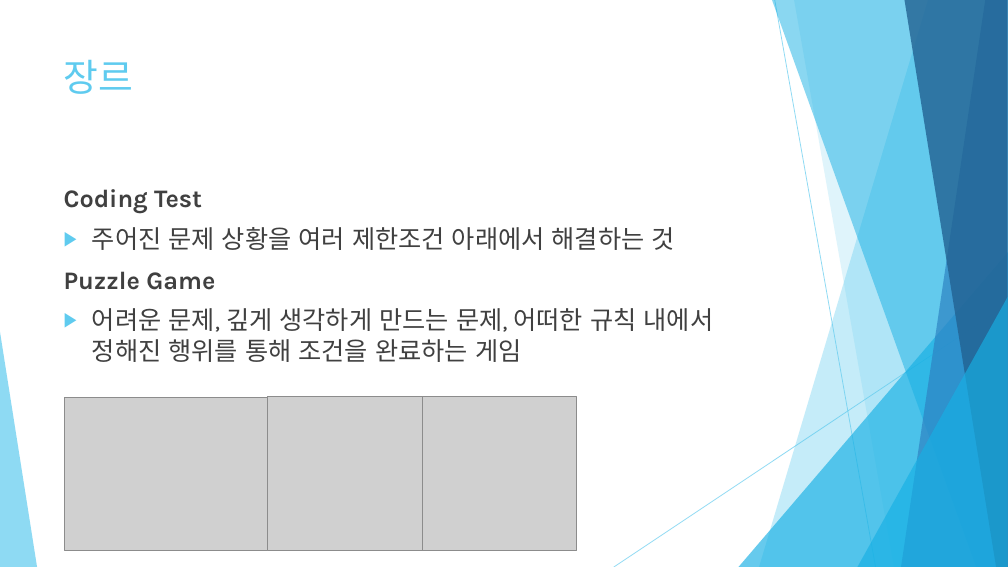
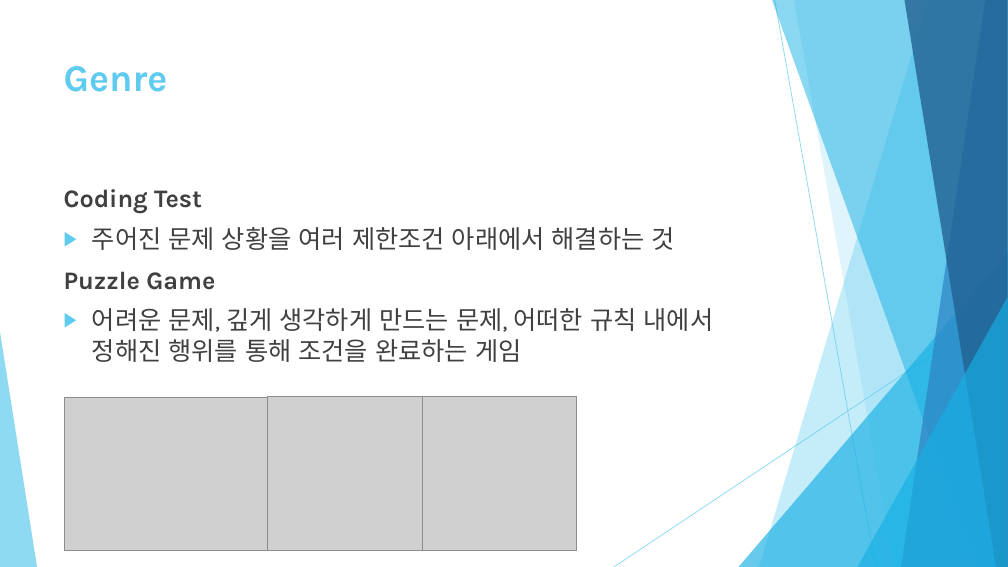
Before and after one commit to healjoo/smallprecious, a slide deck: slide 8 of 코딩교육용 퍼즐게임 제안서.pptx (slide 7 before the commit). Drawn at 1008x567 pixels with LibreOffice and Linux fonts; fonts in the diff are those of the drawing; grey boxes stand for pictures. Boxes give left, top, right and bottom in pixels: in the first picture for what was removed or moved away, otherwise in the second. Text is boxed around its words. In the diff, an @@ line names an element or a change of style, - is before the commit and + after.

```diff
--- a/코딩교육용 퍼즐게임 제안서.pptx
+++ b/코딩교육용 퍼즐게임 제안서.pptx
@@ title at [64,66,168,92]: text changed; bold on @@
-장르
+Genre
```
Also in this commit, not shown: 7 other slides changed, 2 slides added, 1 other file.
